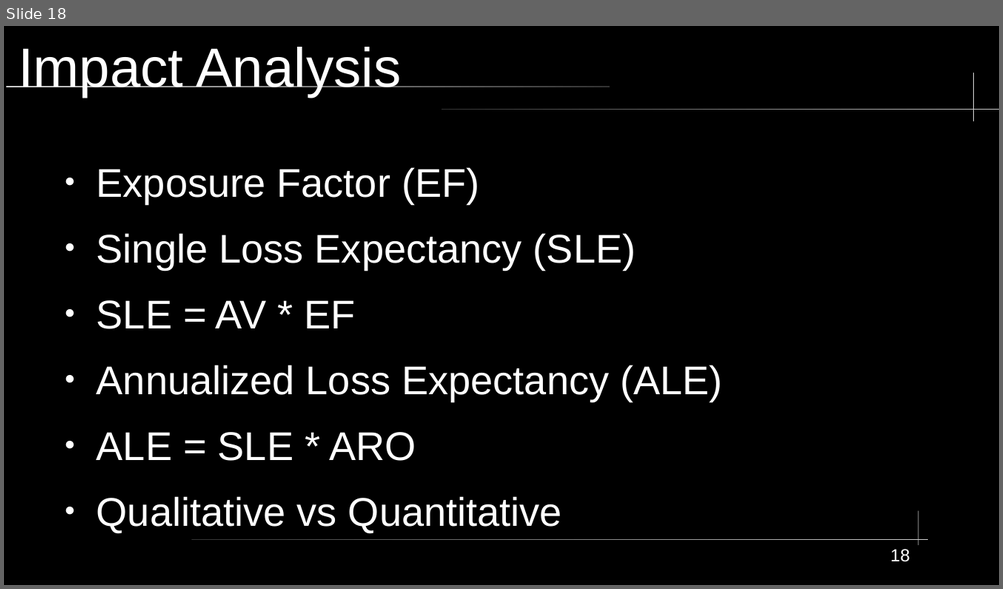
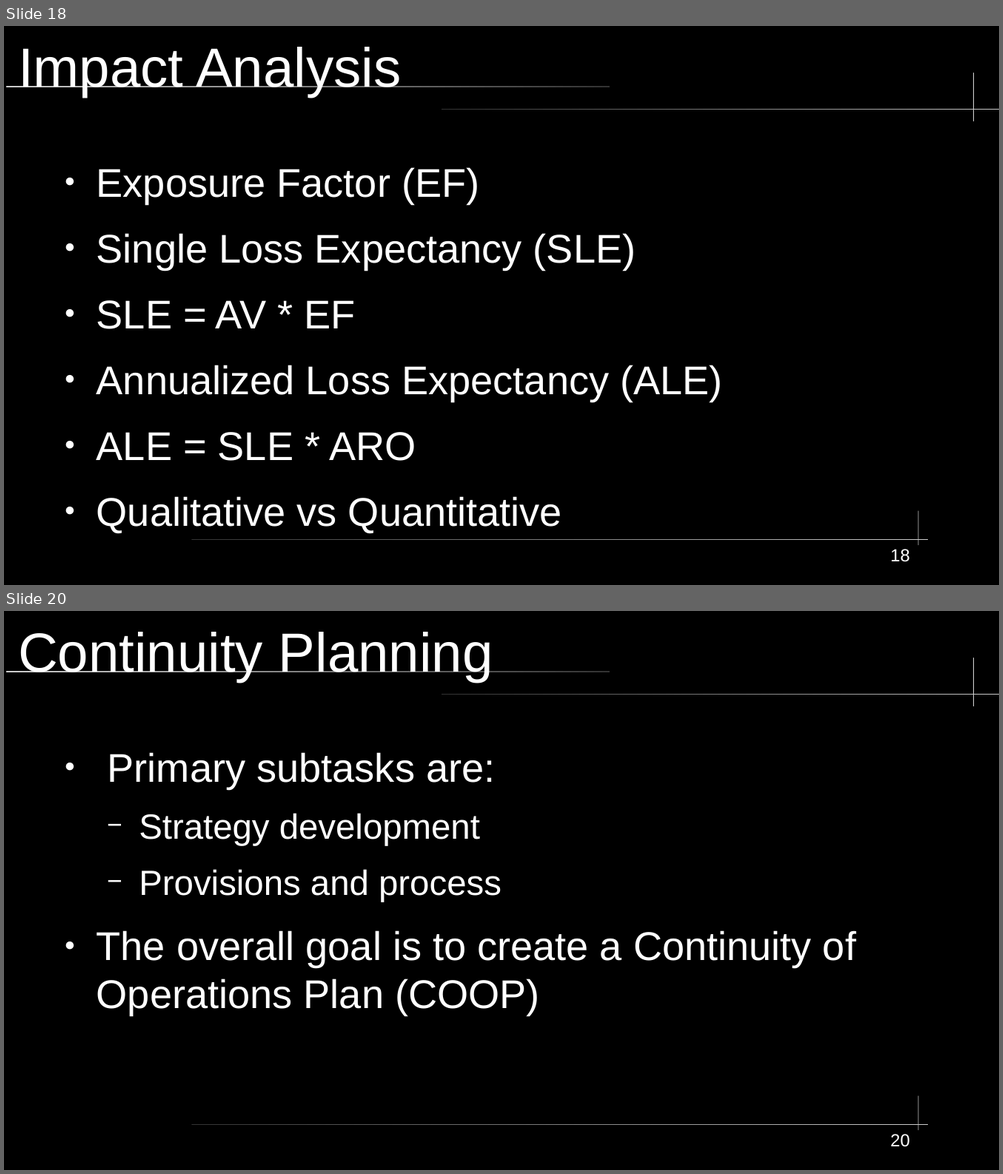
Before and after one commit to City-Colleges-of-Chicago-Cybersecurity/COMPSFI-214, a slide deck: 2026/Spring/powerpoints/Chapter-03-2.odp. Shown one above the other, each under a label of ours: slide 18 before the commit, slides 18 and 20 after it; the slides between them are not shown. The pictures are 1003x589 and 1003x1174 pixels, drawn with LibreOffice and Linux fonts; fonts in the diff are those of the drawing. Boxes give left, top, right and bottom in pixels: in the first picture for what was removed or moved away, otherwise in the second. Text is boxed around its words. In the diff, an @@ line names an element or a change of style, - is before the commit and + after.

```diff
--- a/2026/Spring/powerpoints/Chapter-03-2.odp
+++ b/2026/Spring/powerpoints/Chapter-03-2.odp
@@ slide 20 added at [4, 611, 999, 1170], background #000000; not listed: 5 template elements that a slide beside it also shows @@
@@ title added at [18, 632, 493, 682], 44 pt, text #FFFFFF @@
+Continuity Planning
@@ text added at [96, 752, 856, 1015], 32 pt, text #FFFFFF @@
+● Primary subtasks are:
+  − Strategy development
+  − Provisions and process
+● The overall goal is to create a Continuity of Operations Plan (COOP)
@@ page number added at [890, 1134, 909, 1147], 14 pt, text #FFFFFF @@
+20
```
Also in this commit, not shown: 1 slide changed, 4 other slides added, 1 other file.
